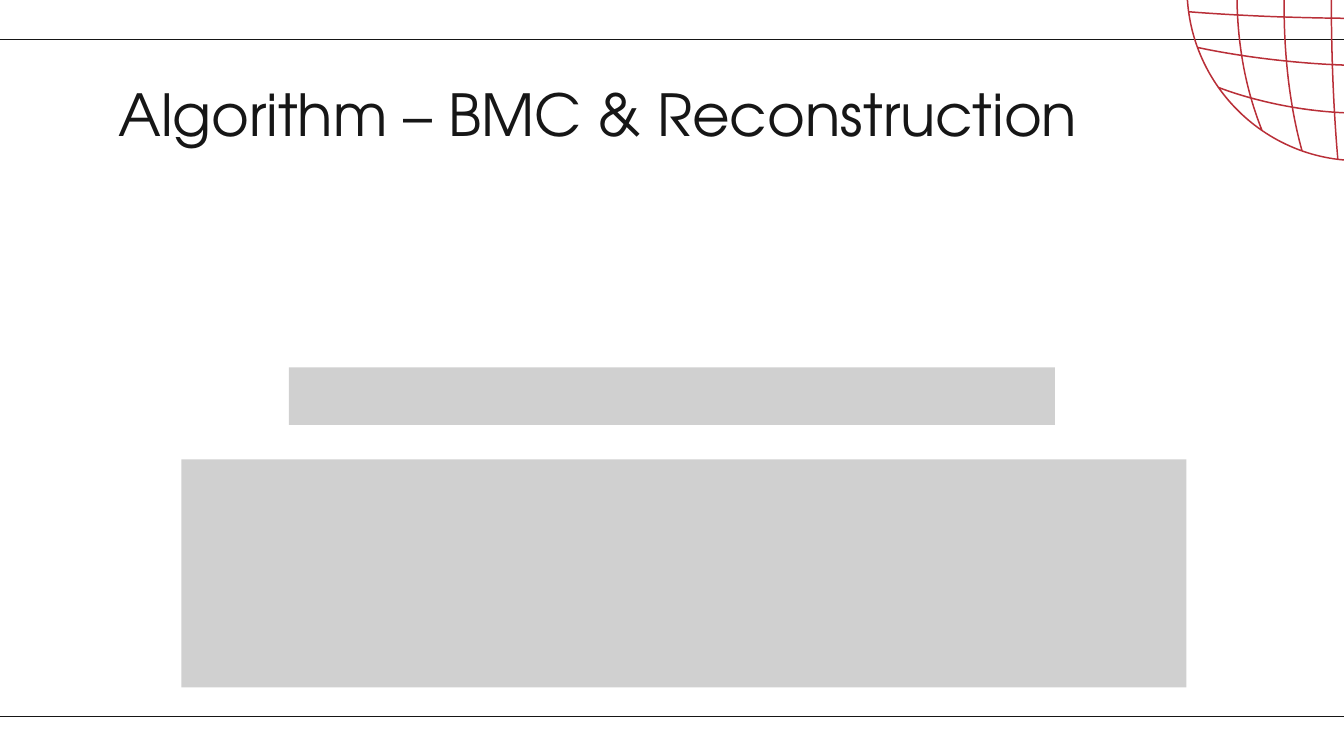
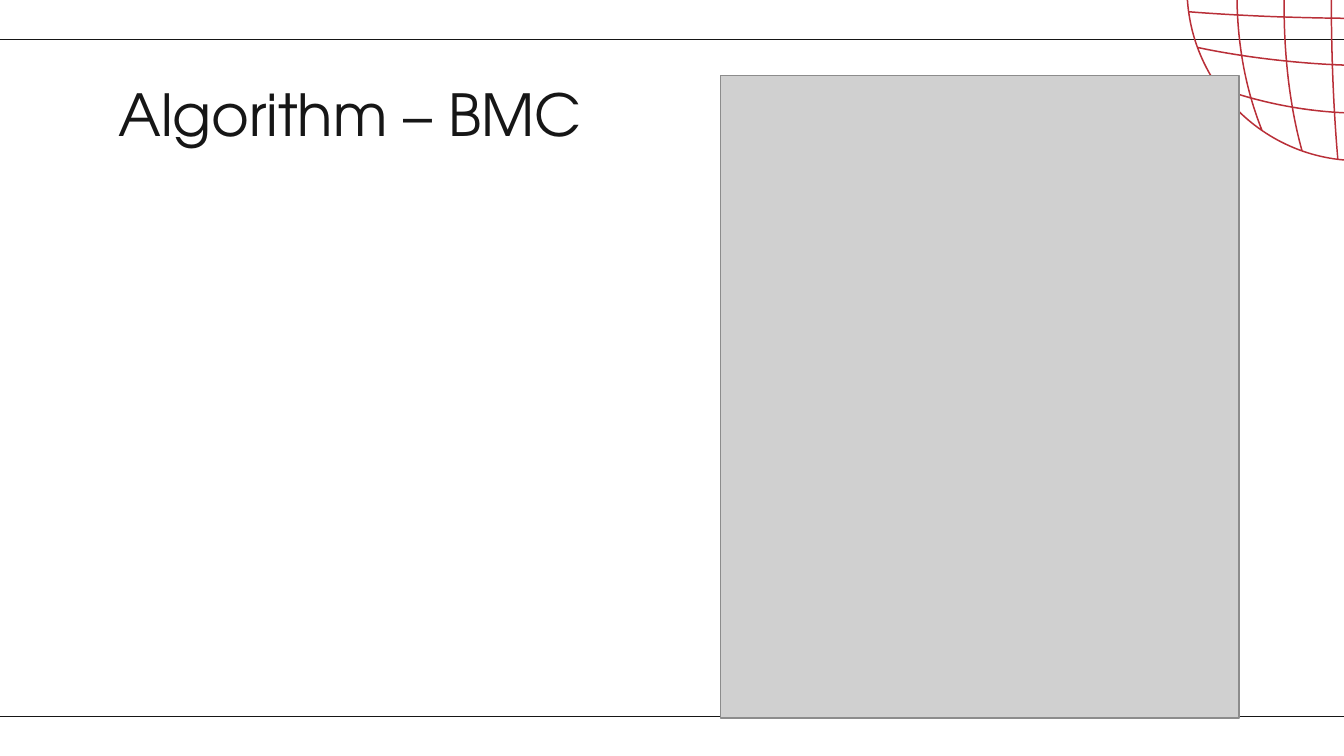
Before and after one commit to danielbal21/BMC_Path_Planning, a slide deck: slide 22 of Capstone Project Phase-B-23-2-R-5.pptx (slide 21 before the commit). Drawn at 1344x756 pixels with LibreOffice and Linux fonts; fonts in the diff are those of the drawing; grey boxes stand for pictures; background and template pictures are left out. Boxes give left, top, right and bottom in pixels: in the first picture for what was removed or moved away, otherwise in the second. Text is boxed around its words. In the diff, an @@ line names an element or a change of style, - is before the commit and + after.

```diff
--- a/Capstone Project Phase-B-23-2-R-5.pptx
+++ b/Capstone Project Phase-B-23-2-R-5.pptx
@@ picture added at [720, 75, 1239, 718] @@
@@ title at [118, 92, 581, 149]: text changed @@
-Algorithm – BMC & Reconstruction
+Algorithm – BMC
@@ picture removed at [289, 367, 1055, 425] @@
@@ picture removed at [181, 460, 1187, 688] @@
```
Also in this commit, not shown: 2 other slides changed, 2 slides added.
